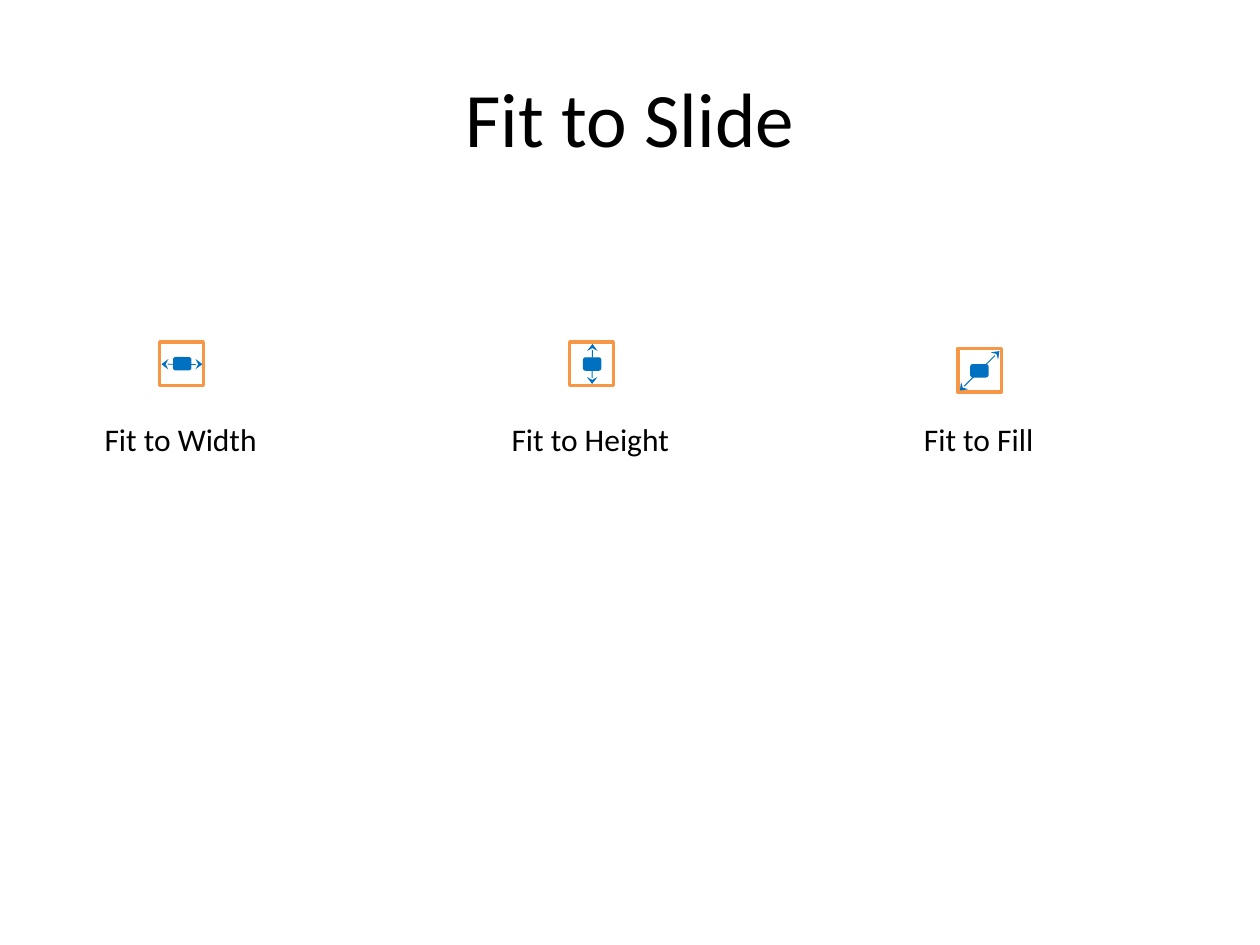
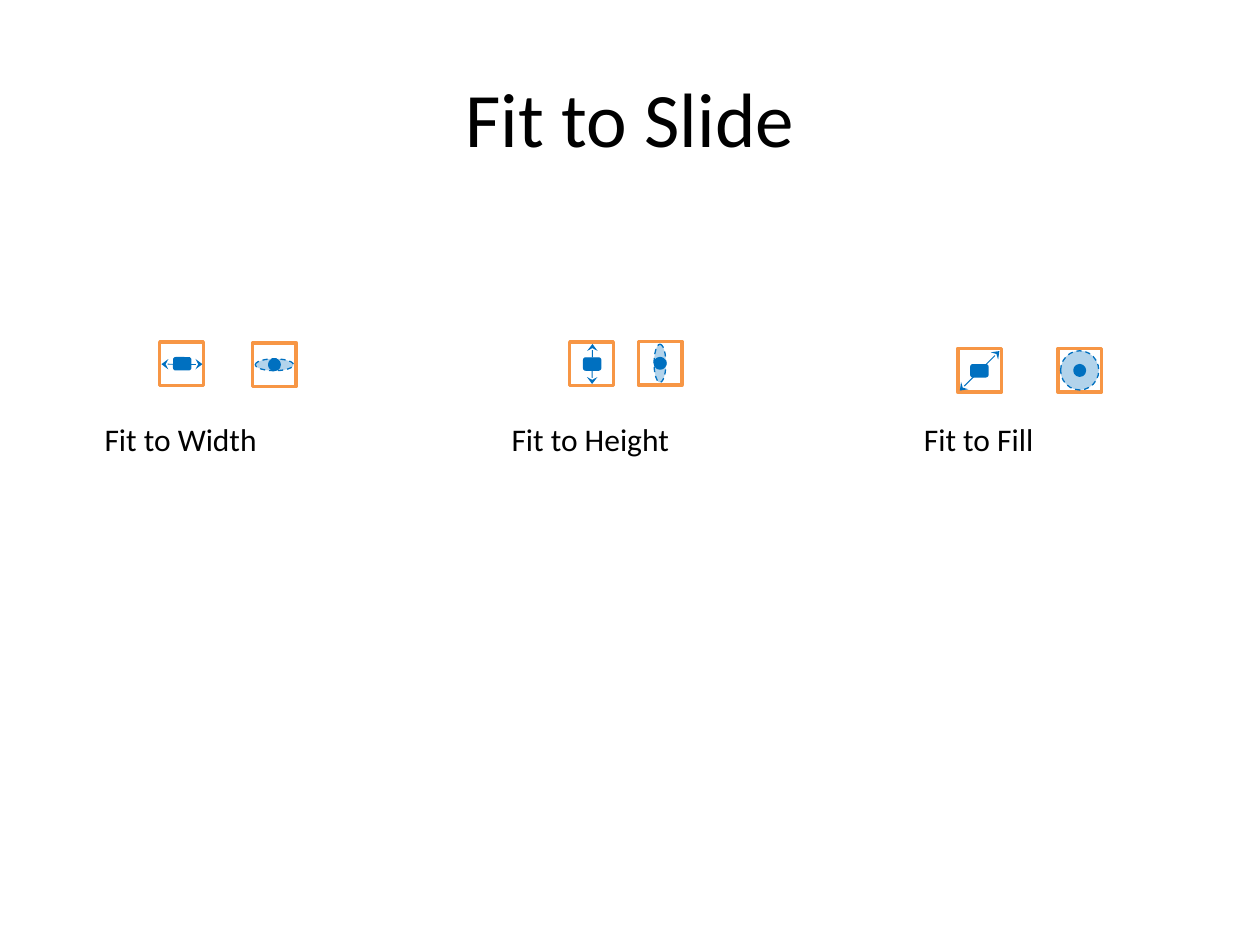
Before and after one commit to PowerPointLabs/PowerPointLabs, a slide deck: slide 5 of doc/Icons-ResizeLab.pptx. Drawn at 1260x945 pixels with LibreOffice and Linux fonts; fonts in the diff are those of the drawing. Boxes give left, top, right and bottom in pixels: in the first picture for what was removed or moved away, otherwise in the second. Text is boxed around its words. In the diff, an @@ line names an element or a change of style, - is before the commit and + after.

```diff
--- a/doc/Icons-ResizeLab.pptx
+++ b/doc/Icons-ResizeLab.pptx
@@ rectangle added at [252, 343, 296, 387], outline #F79645 2 pt @@
@@ ellipse added at [256, 359, 294, 370], fill #0070C0 at 30% opacity, outline #0070C0 0.75 pt dashed @@
@@ rectangle added at [639, 341, 683, 386], outline #F79645 2 pt @@
@@ ellipse added at [655, 359, 664, 368], fill #0070C0, outline #0070C0 2 pt @@
@@ ellipse added at [655, 345, 666, 382], fill #0070C0 at 30% opacity, outline #0070C0 0.75 pt dashed @@
@@ rectangle added at [1058, 349, 1102, 393], outline #F79645 2 pt @@
@@ ellipse added at [1061, 350, 1099, 389], fill #0070C0 at 30% opacity, outline #0070C0 0.75 pt dashed @@
@@ ellipse added at [270, 360, 278, 369], fill #0070C0, outline #0070C0 2 pt @@
@@ ellipse added at [1075, 365, 1084, 374], fill #0070C0, outline #0070C0 2 pt @@
```
Also in this commit, not shown: 1 other slide changed, 7 other files.
